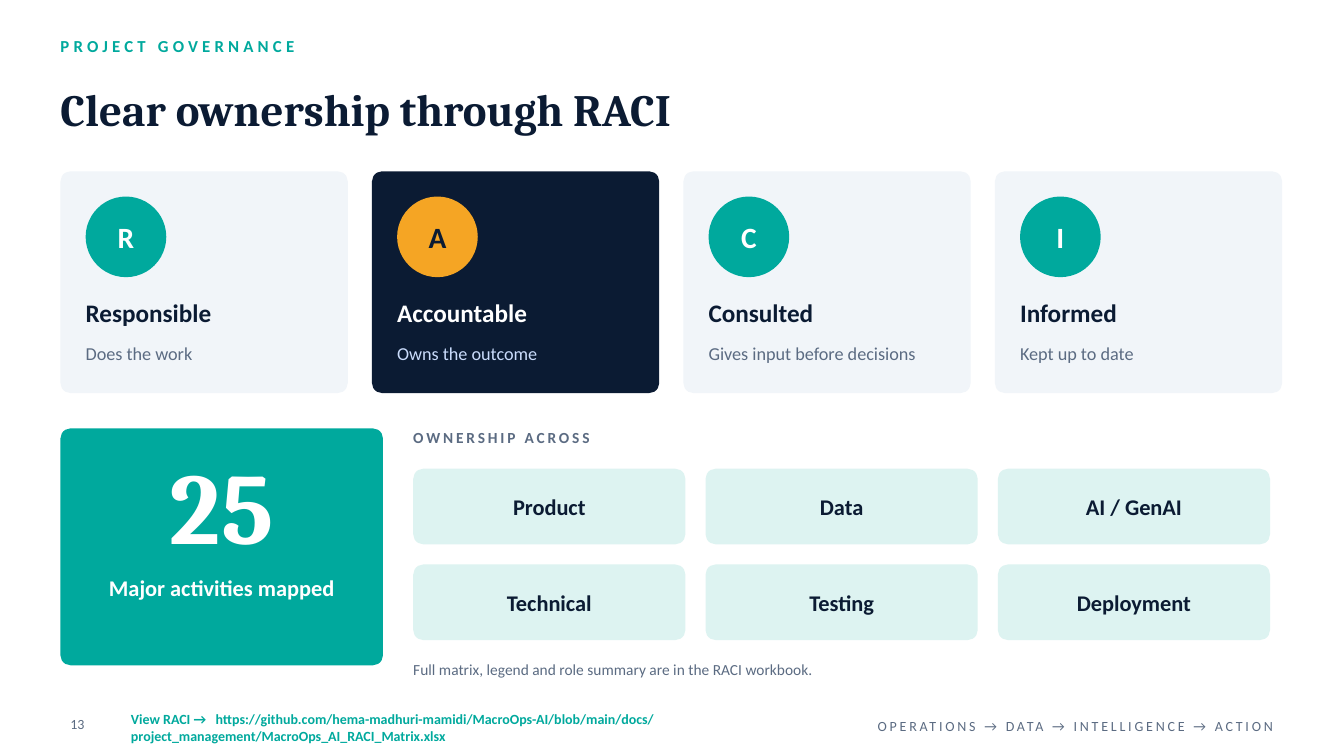
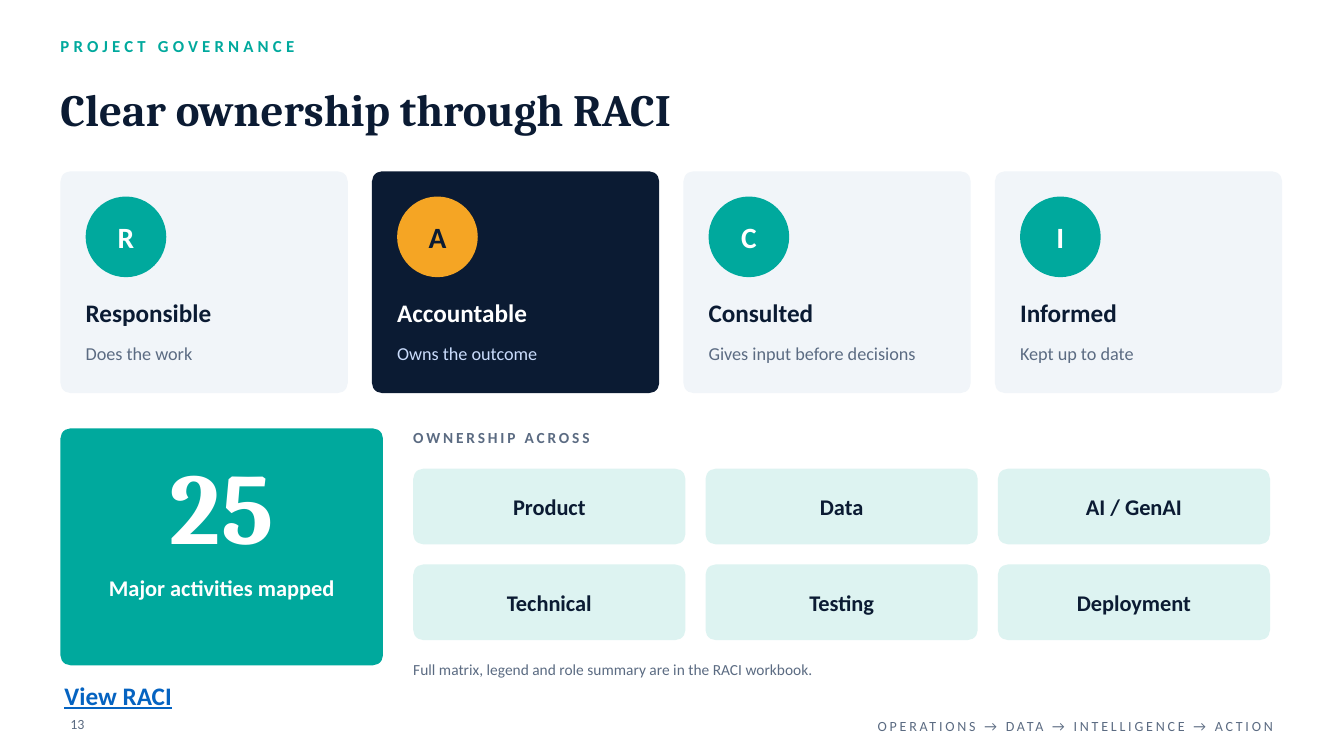
Before and after one commit to hema-madhuri-mamidi/MacroOps-AI, a slide deck: slide 13 of docs/presentations/MacroOps_AI_Milestone2_Review_Final.pptx. Drawn at 1344x756 pixels with LibreOffice and Linux fonts; fonts in the diff are those of the drawing. Boxes give left, top, right and bottom in pixels: in the first picture for what was removed or moved away, otherwise in the second. Text is boxed around its words. In the diff, an @@ line names an element or a change of style, - is before the commit and + after.

```diff
--- a/docs/presentations/MacroOps_AI_Milestone2_Review_Final.pptx
+++ b/docs/presentations/MacroOps_AI_Milestone2_Review_Final.pptx
@@ text at [64,687,172,709]: text changed; size 10 to 18 pt; text colour #00A99D to #0563C1 @@
-View RACI → https://github.com/hema-madhuri-mamidi/MacroOps-AI/blob/main/docs/project_management/MacroOps_AI_RACI_Matrix.xlsx
+View RACI
```
Also in this commit, not shown: 8 other slides changed.
